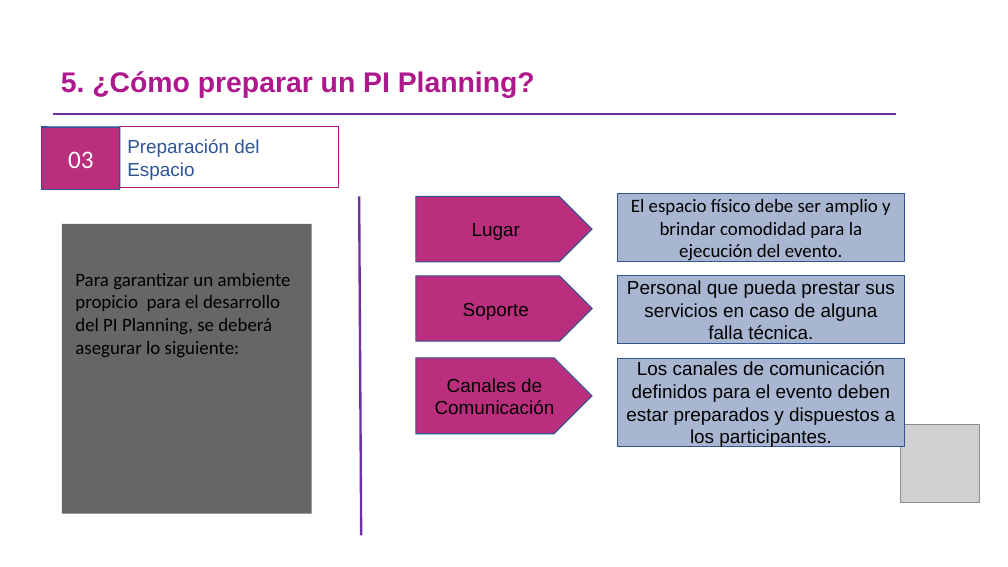
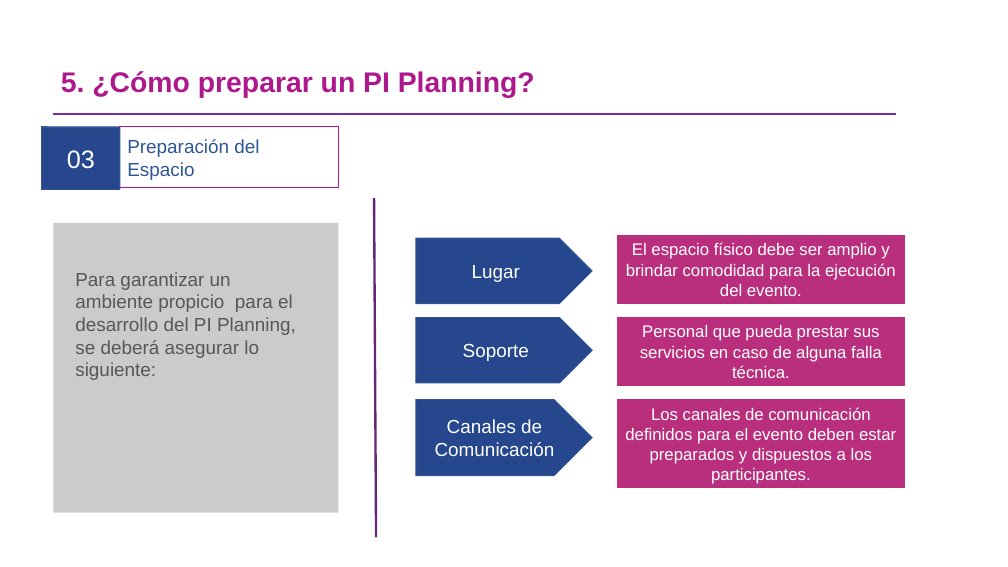
Before and after one commit to omesan/Agile, a slide deck: slide 8 of Stefanini/Stefanini.Clientes/Stefanini.Cliente.Experian/Guia PIPlanning _ExperianV1.0.pptx. Drawn at 1008x567 pixels with LibreOffice and Linux fonts; fonts in the diff are those of the drawing; grey boxes stand for pictures; background and template pictures are left out. Boxes give left, top, right and bottom in pixels: in the first picture for what was removed or moved away, otherwise in the second. Text is boxed around its words. In the diff, an @@ line names an element or a change of style, - is before the commit and + after.

```diff
--- a/Stefanini/Stefanini.Clientes/Stefanini.Cliente.Experian/Guia PIPlanning _ExperianV1.0.pptx
+++ b/Stefanini/Stefanini.Clientes/Stefanini.Cliente.Experian/Guia PIPlanning _ExperianV1.0.pptx
@@ rectangle "03" at (x1=42, y1=128, x2=120, y2=190): font Calibri to Arial; fill #BA2F7D to #26478D @@
@@ freeform shape at (x1=42, y1=127, x2=120, y2=189): fill #BA2F7D to #26478D @@
@@ line moved from (361, 535) - (359, 197) to (376, 538) - (374, 198) @@
@@ line (376, 538) - (374, 198): stroke #7030A0 2.25 pt to #632678 2.25 pt @@
@@ rectangle resized from (x1=62, y1=224, x2=312, y2=513) to (x1=54, y1=223, x2=339, y2=513) @@
@@ rectangle at (x1=54, y1=223, x2=339, y2=513): fill #404040 at 80% opacity to #BFBFBF at 80% opacity @@
@@ 3 pentagon arrows, 3 rectangles moved together from (x1=416, y1=194, x2=905, y2=446) to (x1=416, y1=236, x2=905, y2=488) @@
@@ rectangle "El espacio físico debe ser ..." at (x1=618, y1=236, x2=905, y2=303): size 18 to 16 pt, font Calibri to Arial, text colour #000000 to #FFFFFF; fill #A8B6D1 to #BA2F7D; outline #325491 1 pt to #BA2F7D 1 pt @@
@@ text "Para garantizar un ambiente propicio ..." at (x1=75, y1=272, x2=296, y2=380): font Calibri to Arial, text colour #000000 to #575756 @@
@@ rectangle "Personal que pueda prestar sus ..." at (x1=618, y1=318, x2=905, y2=385): size 18 to 16 pt, text colour #000000 to #FFFFFF; fill #A8B6D1 to #BA2F7D; outline #325491 1 pt to #BA2F7D 1 pt @@
@@ text colour #000000 to #FFFFFF; fill #BA2F7D to #26478D in 3 elements at (x1=416, y1=238, x2=592, y2=303), (x1=416, y1=318, x2=592, y2=383), (x1=416, y1=400, x2=592, y2=476) @@
@@ rectangle "Los canales de comunicación definidos ..." at (x1=618, y1=400, x2=905, y2=488): size 18 to 16 pt, text colour #000000 to #FFFFFF; fill #A8B6D1 to #BA2F7D; outline #325491 1 pt to #BA2F7D 1 pt @@
@@ picture removed at (x1=901, y1=424, x2=980, y2=503) @@
```
Also in this commit, not shown: 7 other slides changed, 1 slide added, 3 other files.
